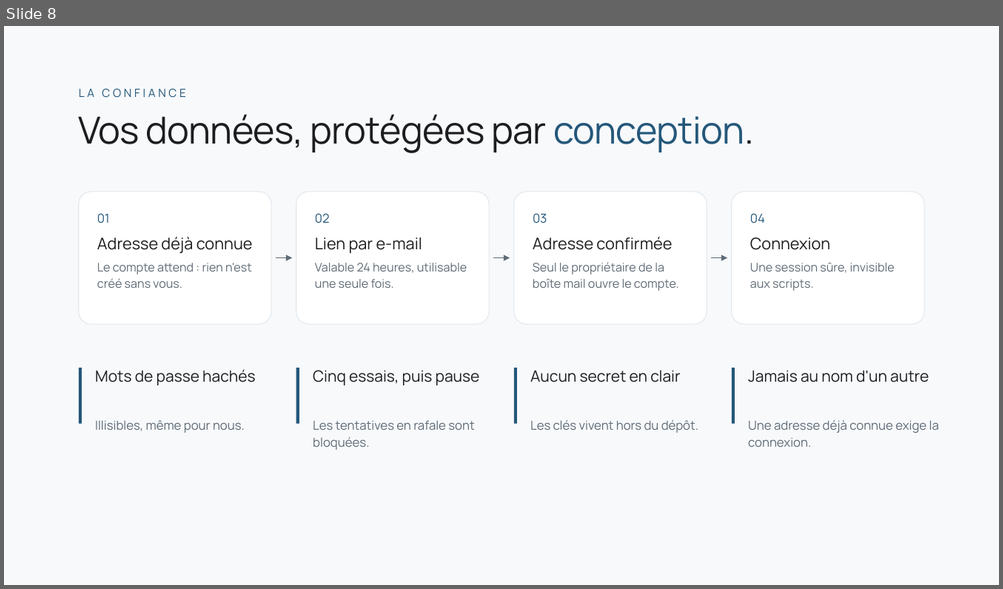
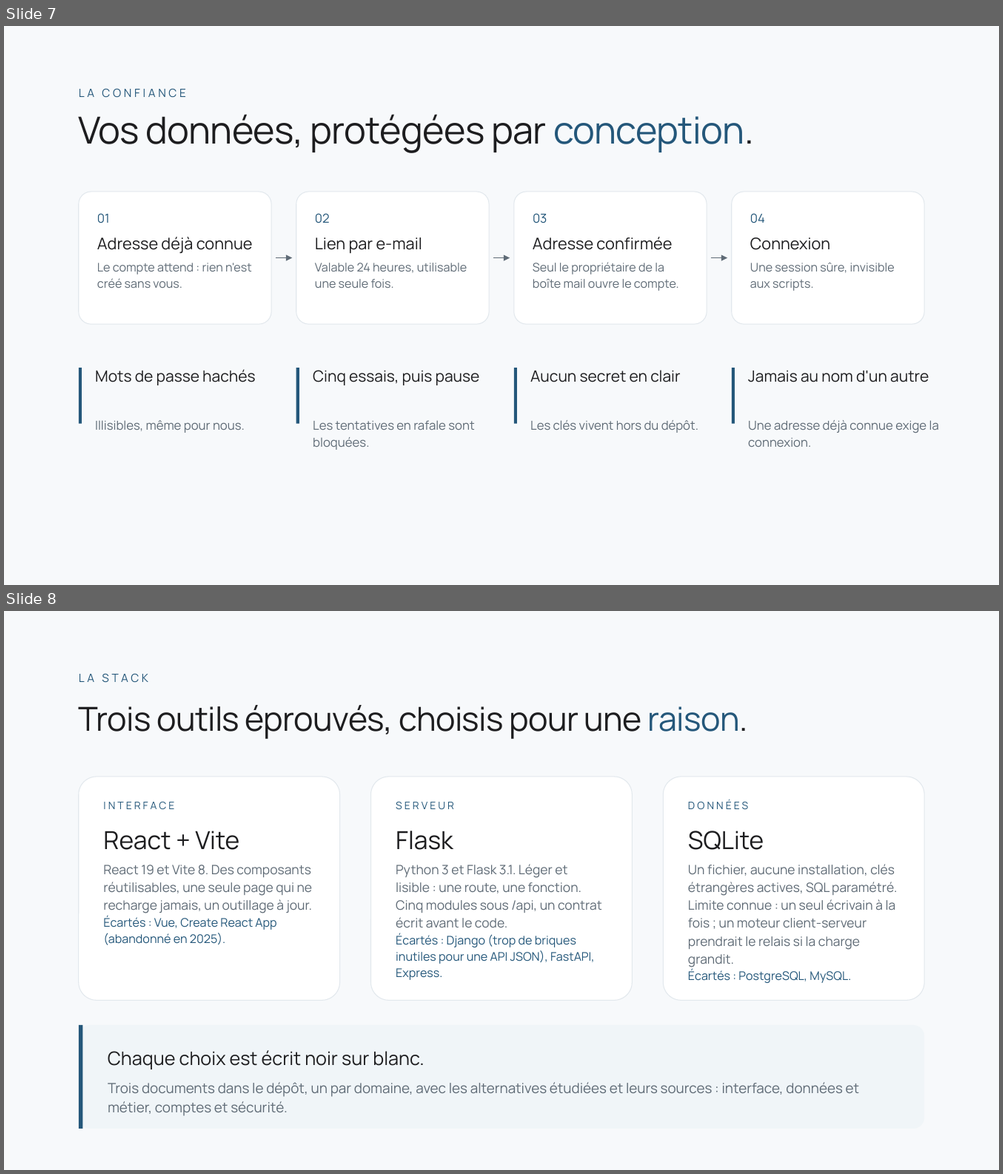
Before and after one commit to Yohan-AVRONSART/Projets, a slide deck: docs/YIA_Jobs_soutenance.pptx. Shown one above the other, each under a label of ours: slide 8 before the commit, slides 7 and 8 after it. The pictures are 1003x589 and 1003x1174 pixels, drawn with LibreOffice and Linux fonts; fonts in the diff are those of the drawing. Boxes give left, top, right and bottom in pixels: in the first picture for what was removed or moved away, otherwise in the second. Text is boxed around its words. In the diff, an @@ line names an element or a change of style, - is before the commit and + after.

Commit message:
Support de soutenance : stack, architecture, données, organisation, méthode, difficultés

```diff
--- a/docs/YIA_Jobs_soutenance.pptx
+++ b/docs/YIA_Jobs_soutenance.pptx
@@ slide 8 added at (4, 611, 999, 1170), background #F7F9FB @@
@@ text added at (79, 673, 148, 682), 11 pt, text #24577A @@
+LA STACK
@@ text added at (79, 705, 748, 739), 32 pt, text #1D1D1F @@
+Trois outils éprouvés, choisis pour une raison.
@@ rounded rectangle added at (79, 777, 340, 1000), fill #FFFFFF, outline #E2E8ED 0.75 pt @@
@@ rounded rectangle added at (371, 777, 632, 1000), fill #FFFFFF, outline #E2E8ED 0.75 pt @@
@@ rounded rectangle added at (663, 777, 924, 1000), fill #FFFFFF, outline #E2E8ED 0.75 pt @@
@@ text added at (103, 801, 174, 809), 10 pt, text #24577A @@
+INTERFACE
@@ text added at (395, 801, 454, 809), 10 pt, text #24577A @@
+SERVEUR
@@ text added at (688, 800, 748, 809), 10 pt, text #24577A @@
+DONNÉES
@@ text added at (103, 831, 239, 850), 24 pt, text #1D1D1F @@
+React + Vite
@@ text added at (395, 831, 453, 850), 24 pt, text #1D1D1F @@
+Flask
@@ text added at (688, 831, 763, 850), 24 pt, text #1D1D1F @@
+SQLite
@@ text added at (103, 865, 313, 945), 12.5 pt, text #5F6B76 @@
+React 19 et Vite 8. Des composants réutilisables, une seule page qui ne recharge jamais, un outillage à jour.
+Écartés : Vue, Create React App (abandonné en 2025).
@@ text added at (395, 864, 602, 980), 12.5 pt, text #5F6B76 @@
+Python 3 et Flask 3.1. Léger et lisible : une route, une fonction. Cinq modules sous /api, un contrat écrit avant le code.
+Écartés : Django (trop de briques inutiles pour une API JSON), FastAPI, Express.
@@ text added at (688, 864, 896, 983), 12.5 pt, text #5F6B76 @@
+Un fichier, aucune installation, clés étrangères actives, SQL paramétré. Limite connue : un seul écrivain à la fois ; un moteur client-serveur prendrait le relais si la charge grandit.
+Écartés : PostgreSQL, MySQL.
@@ rounded rectangle added at (79, 1026, 924, 1130), fill #F0F5F8 @@
@@ rectangle added at (79, 1026, 83, 1130), fill #24577A @@
@@ text added at (108, 1051, 424, 1070), 18 pt, text #1D1D1F @@
+Chaque choix est écrit noir sur blanc.
@@ text added at (108, 1082, 859, 1116), 13.5 pt, text #5F6B76 @@
+Trois documents dans le dépôt, un par domaine, avec les alternatives étudiées et leurs sources : interface, données et métier, comptes et sécurité.
@@ what was slide 8 is now slide 7 @@
```
Also in this commit, not shown: 5 other slides added, 2 slides removed, 1 other file.
